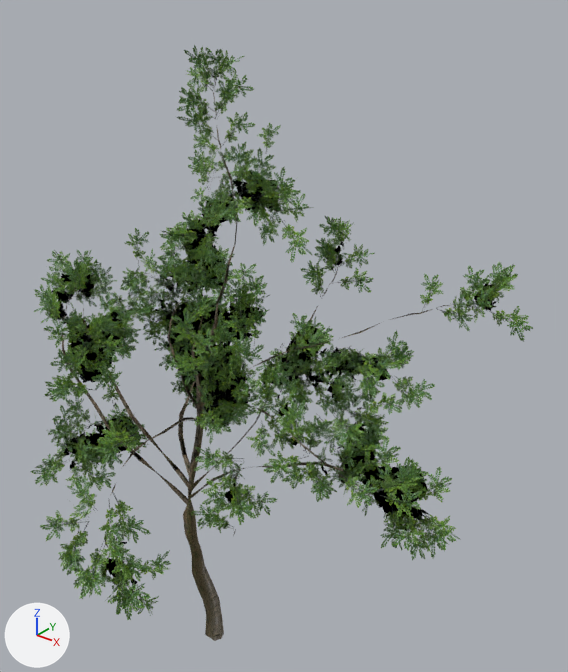
The glTF model godot/assets/vegetation/tree_06_medium.glb as it was, and as the next commit left it.
One viewpoint serves both versions: a 50 mm lens placed at (9.46, -9.64, 14.21), pointed at (0.77, 1.22, 7.48). The lights are fixed; the arrows at lower left show +X, +Y and +Z. The first picture is the older version. Vertices at exactly the same position are counted once.

In view in the first picture: 'tree_06'.
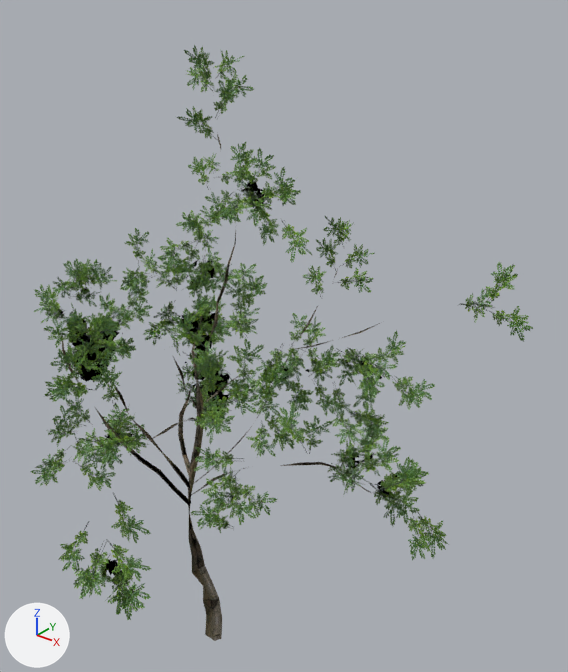
Boxes (x1, y1, x2, y2) around the edits, measured in the pictures (568 x 672 px):
part 1 of me_tree, deleted: before (40, 47, 511, 615)
part 2 of me_tree, cut back: before (61, 253, 450, 638); after (189, 274, 336, 623)
part 3 of me_tree, cut back: before (213, 82, 237, 233)
part 4 of me_tree, surface changed: (70, 95, 298, 504) in both

The change in detail:
me_tree is used by ob_tree_06; location (0.0, 0.0, 0.0).
me_tree had 3893 vertices, 2299 faces and spanned x -5.82..5.82, y -5.07..5.07, z 0.0..13.0.
me_tree now has 2011 vertices, 1113 faces and spans x -5.73..5.75, y -5.07..5.07, z 0.0..13.0.
me_tree part 1: 419 loose pieces with 1696 vertices, spanning x -5.82..5.82, y -4.65..5.02, z 3.76..12.95, are deleted.
Part 2, on me_tree:
170 vertices are removed from x -4.97..4.78, y -3.26..4.1, z 0.0..8.75.
363 faces are deleted.
1 vertex moves from x -0.95, y -0.81, z 4.6 to x -0.89, y -0.77, z 4.67.
56 new faces join them, mat_branches_002 (picture img_tex_001).
Part 3, on me_tree:
16 vertices are removed from x -0.84..-0.08, y 0.9..1.23, z 9.69..12.21.
27 faces are deleted.
2 new faces join them, mat_branches_002 (picture img_tex_001).
me_tree part 4: 30 kept faces spanning x -3.12..2.66, y -1.26..1.98, z 3.91..11.98 get new texture (UV) coordinates.
